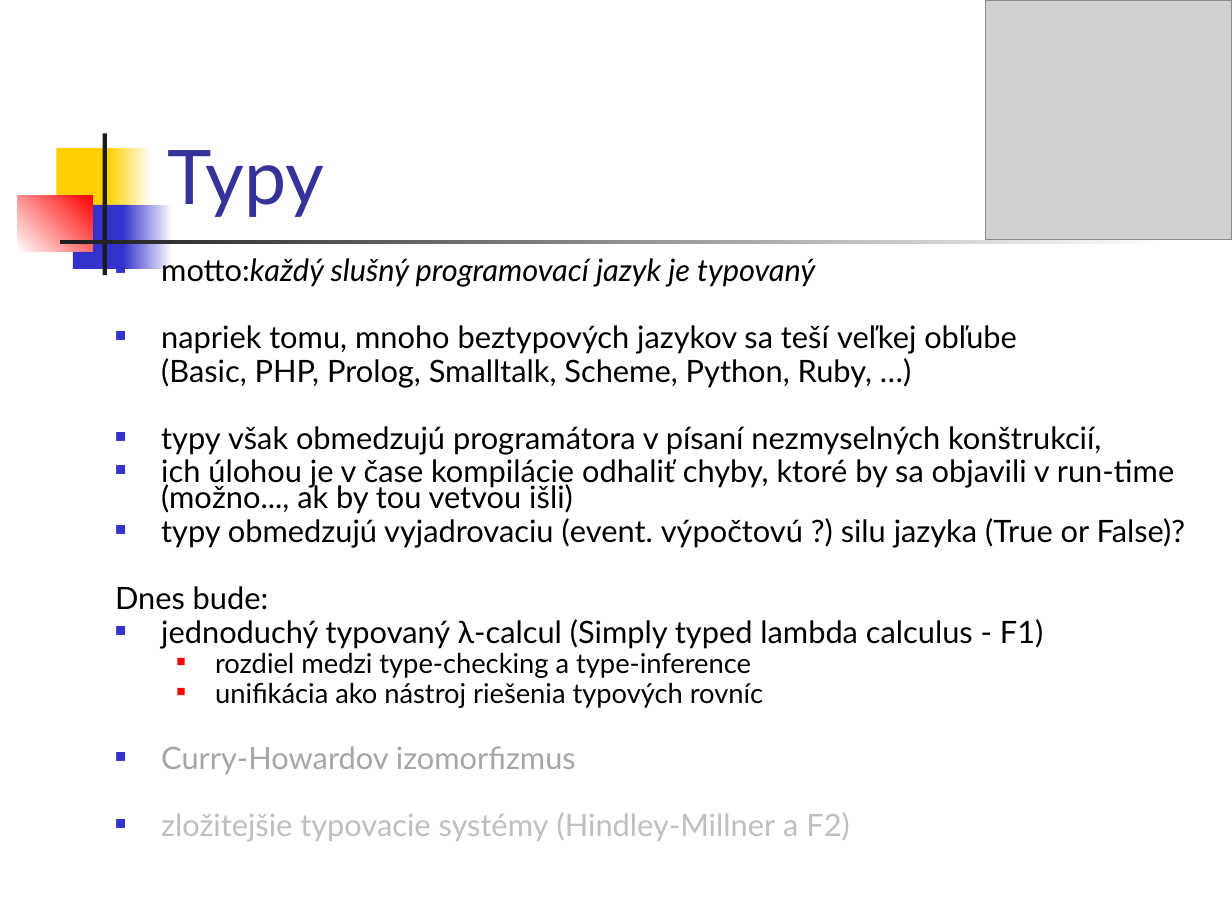
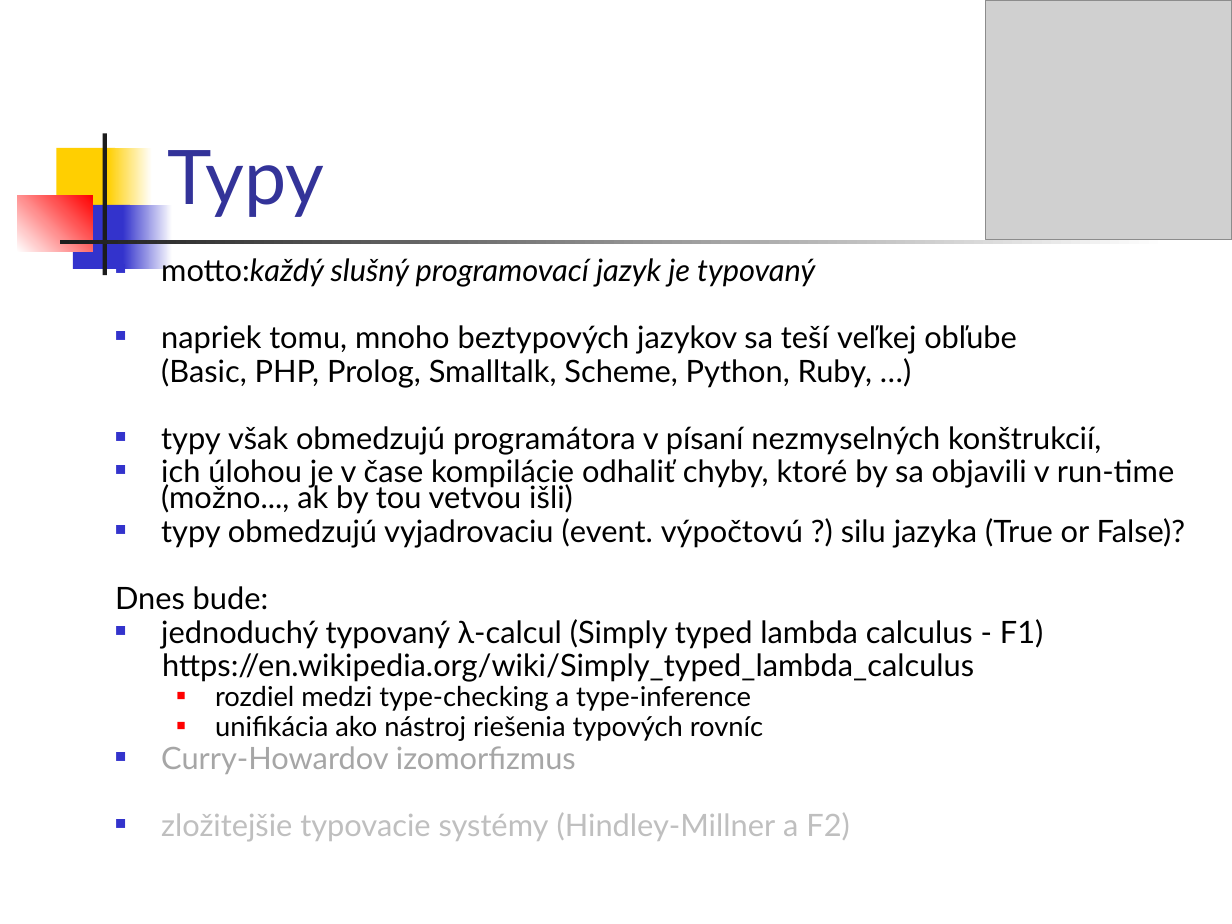
Before and after one commit to Funkcionalne/Prednasky, a slide deck: slide 2 of 08/08_fpro.ppt (slide 1 before the commit). Drawn at 1232x924 pixels with LibreOffice and Linux fonts; fonts in the diff are those of the drawing; grey boxes stand for pictures. Boxes give left, top, right and bottom in pixels: in the first picture for what was removed or moved away, otherwise in the second. Text is boxed around its words. In the diff, an @@ line names an element or a change of style, - is before the commit and + after.

```diff
--- a/08/08_fpro.ppt
+++ b/08/08_fpro.ppt
@@ text at [162, 653, 974, 682]: paragraph added @@
+https://en.wikipedia.org/wiki/Simply_typed_lambda_calculus
```
Also in this commit, not shown: 10 other slides changed, 9 slides added, 3 other files.
